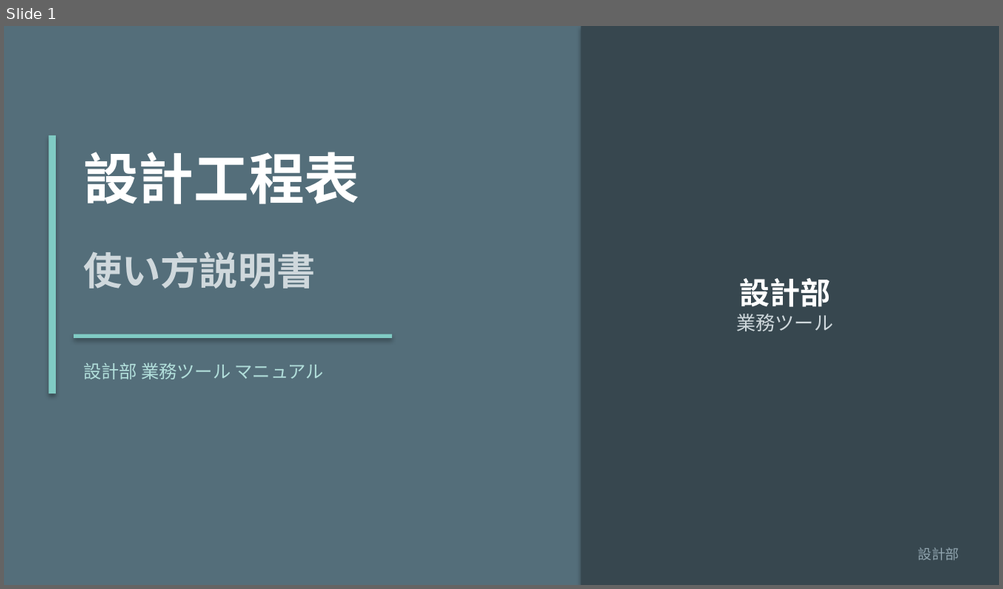
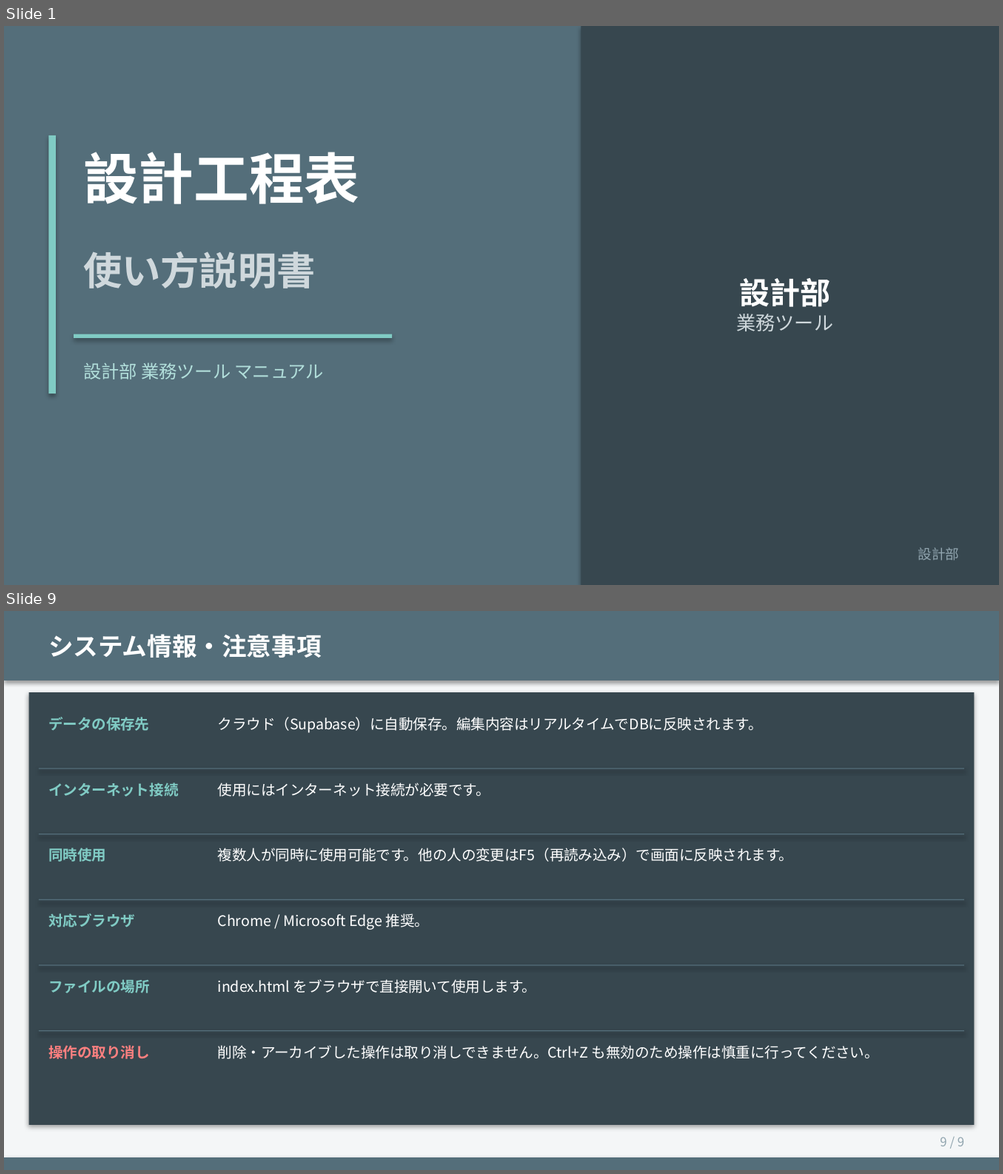
Before and after one commit to kemcokurosaki-oss/design-schedule, a slide deck: 設計工程表_使い方説明書.pptx. Shown one above the other, each under a label of ours: slide 1 before the commit, slides 1 and 9 after it; the slides between them are not shown. The pictures are 1003x589 and 1003x1174 pixels, drawn with LibreOffice and Linux fonts; fonts in the diff are those of the drawing. Boxes give left, top, right and bottom in pixels: in the first picture for what was removed or moved away, otherwise in the second. Text is boxed around its words. In the diff, an @@ line names an element or a change of style, - is before the commit and + after.

Commit message:
ヘルプ機能を強化し、ツールチップとハイライトを追加。ヘルプモードのスタイルを改善し、ボタンのIDを明確化。バイナリファイルも更新。

```diff
--- a/設計工程表_使い方説明書.pptx
+++ b/設計工程表_使い方説明書.pptx
@@ slide 9 added at (x1=4, y1=611, x2=999, y2=1170), background #F4F6F7 @@
@@ rectangle added at (x1=4, y1=611, x2=999, y2=681), fill #546E7A @@
@@ text added at (x1=48, y1=634, x2=321, y2=658), 18 pt, text #FFFFFF, bold @@
+システム情報・注意事項
@@ rectangle added at (x1=29, y1=692, x2=973, y2=1125), fill #37474F @@
@@ text added at (x1=48, y1=717, x2=149, y2=731), 10.5 pt, text #80CBC4, bold @@
+データの保存先
@@ text added at (x1=218, y1=717, x2=762, y2=733), 10.5 pt, text #FFFFFF @@
+クラウド（Supabase）に自動保存。編集内容はリアルタイムでDBに反映されます。
@@ rectangle added at (x1=39, y1=768, x2=964, y2=769), fill #546E7A @@
@@ text added at (x1=48, y1=783, x2=178, y2=797), 10.5 pt, text #80CBC4, bold @@
+インターネット接続
@@ text added at (x1=218, y1=783, x2=490, y2=797), 10.5 pt, text #FFFFFF @@
+使用にはインターネット接続が必要です。
@@ rectangle added at (x1=39, y1=834, x2=964, y2=834), fill #546E7A @@
@@ text added at (x1=48, y1=848, x2=106, y2=862), 10.5 pt, text #80CBC4, bold @@
+同時使用
@@ text added at (x1=218, y1=848, x2=794, y2=862), 10.5 pt, text #FFFFFF @@
+複数人が同時に使用可能です。他の人の変更はF5（再読み込み）で画面に反映されます。
@@ rectangle added at (x1=39, y1=900, x2=964, y2=900), fill #546E7A @@
@@ text added at (x1=48, y1=914, x2=135, y2=928), 10.5 pt, text #80CBC4, bold @@
+対応ブラウザ
@@ text added at (x1=218, y1=914, x2=430, y2=930), 10.5 pt, text #FFFFFF @@
+Chrome / Microsoft Edge 推奨。
@@ rectangle added at (x1=39, y1=965, x2=964, y2=966), fill #546E7A @@
@@ text added at (x1=48, y1=980, x2=149, y2=994), 10.5 pt, text #80CBC4, bold @@
+ファイルの場所
@@ text added at (x1=218, y1=980, x2=537, y2=994), 10.5 pt, text #FFFFFF @@
+index.html をブラウザで直接開いて使用します。
@@ rectangle added at (x1=39, y1=1031, x2=964, y2=1032), fill #546E7A @@
@@ text added at (x1=48, y1=1045, x2=149, y2=1059), 10.5 pt, text #FF8080, bold @@
+操作の取り消し
@@ text added at (x1=218, y1=1045, x2=879, y2=1059), 10.5 pt, text #FFFFFF @@
+削除・アーカイブした操作は取り消しできません。Ctrl+Z も無効のため操作は慎重に行ってください。
@@ text added at (x1=939, y1=1137, x2=964, y2=1147), 9 pt, text #90A4AE @@
+9 / 9
@@ rectangle added at (x1=4, y1=1158, x2=999, y2=1170), fill #546E7A @@
```
Also in this commit, not shown: 7 slides changed, 1 other file.
